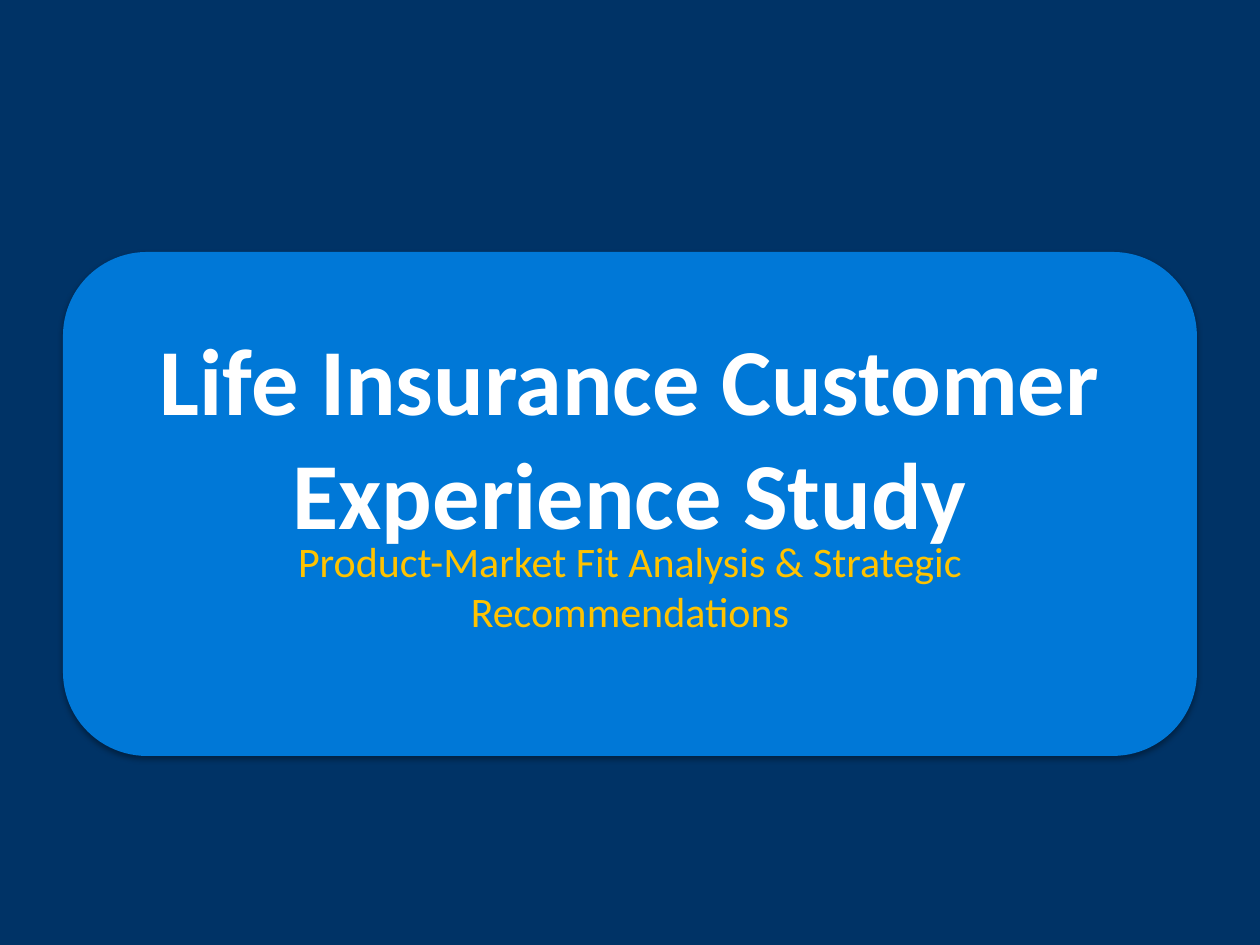
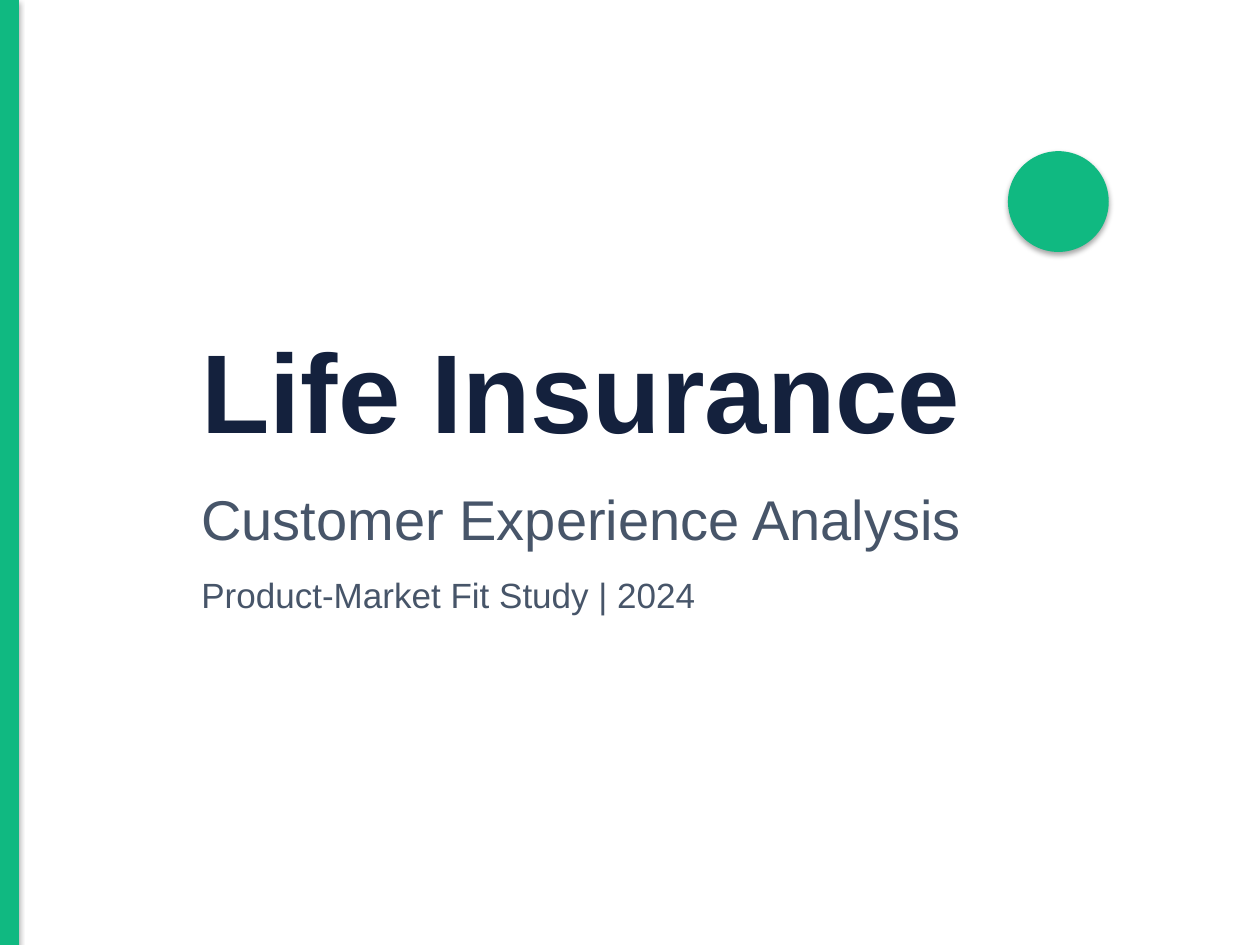
Before and after one commit to Siva15082001/Portfolio, a slide deck: slide 1 of PPM_Survey_Presentation.pptx. Drawn at 1260x945 pixels with LibreOffice and Linux fonts; fonts in the diff are those of the drawing. Boxes give left, top, right and bottom in pixels: in the first picture for what was removed or moved away, otherwise in the second. Text is boxed around its words. In the diff, an @@ line names an element or a change of style, - is before the commit and + after.

```diff
--- a/PPM_Survey_Presentation.pptx
+++ b/PPM_Survey_Presentation.pptx
@@ rectangle at <box>0,0,1260,945</box>: fill #003366 to #FFFFFF @@
@@ rectangle added at <box>0,0,19,945</box>, fill #10B981 @@
@@ ellipse added at <box>1008,151,1109,252</box>, fill #10B981 @@
@@ rounded rectangle removed at <box>63,252,1197,756</box> @@
@@ text at <box>201,352,960,434</box>: text changed; size 54 to 64 pt; font Calibri to Arial; text colour #FFFFFF to #14213D @@
-Life Insurance Customer Experience Study
+Life Insurance
@@ text at <box>201,499,961,551</box>: text changed; size 24 to 32 pt; font Calibri to Arial; text colour #FFC300 to #475569 @@
-Product-Market Fit Analysis & Strategic Recommendations
+Customer Experience Analysis
@@ text added at <box>201,582,695,614</box>, 20 pt, text #475569 @@
+Product-Market Fit Study | 2024
```
Also in this commit, not shown: 3 other slides changed, 10 slides added, 8 slides removed, 2 other files.
